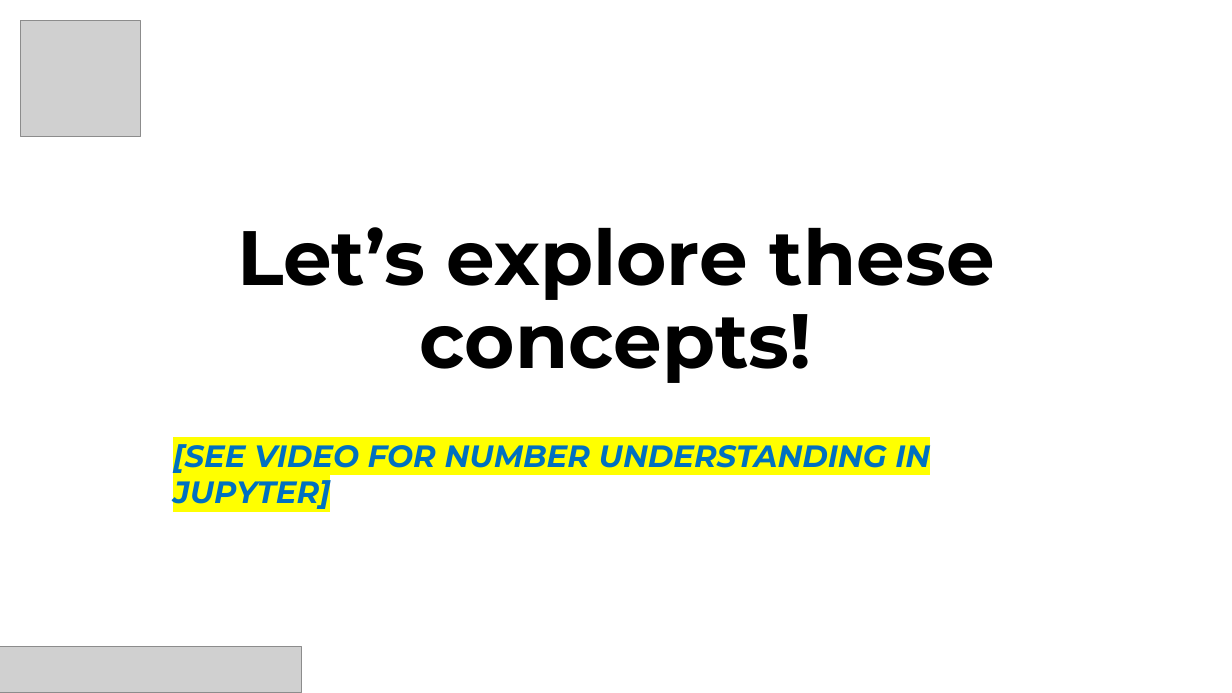
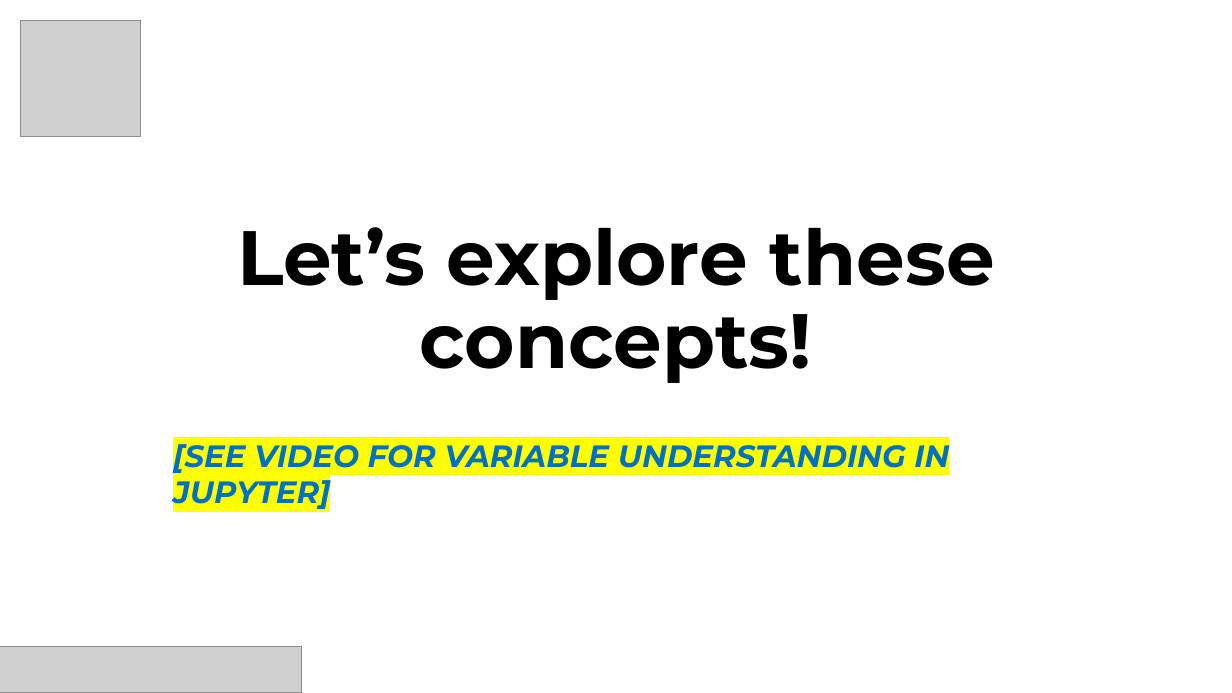
Before and after one commit to hpngithub/PythonBCProject, a slide deck: slide 10 of PythonBootCamp/SlideShow/Section03-PythonObjectandDataStructureBasics/14-Variable Assignments.pptx. Drawn at 1232x693 pixels with LibreOffice and Linux fonts; fonts in the diff are those of the drawing; grey boxes stand for pictures. Boxes give left, top, right and bottom in pixels: in the first picture for what was removed or moved away, otherwise in the second. Text is boxed around its words. In the diff, an @@ line names an element or a change of style, - is before the commit and + after.

```diff
--- a/PythonBootCamp/SlideShow/Section03-PythonObjectandDataStructureBasics/14-Variable Assignments.pptx
+++ b/PythonBootCamp/SlideShow/Section03-PythonObjectandDataStructureBasics/14-Variable Assignments.pptx
@@ text at bbox=[173, 444, 949, 509]: text changed @@
-[SEE VIDEO FOR NUMBER UNDERSTANDING IN JUPYTER]
+[SEE VIDEO FOR VARIABLE UNDERSTANDING IN JUPYTER]
```
Also in this commit, not shown: 5 other files.
